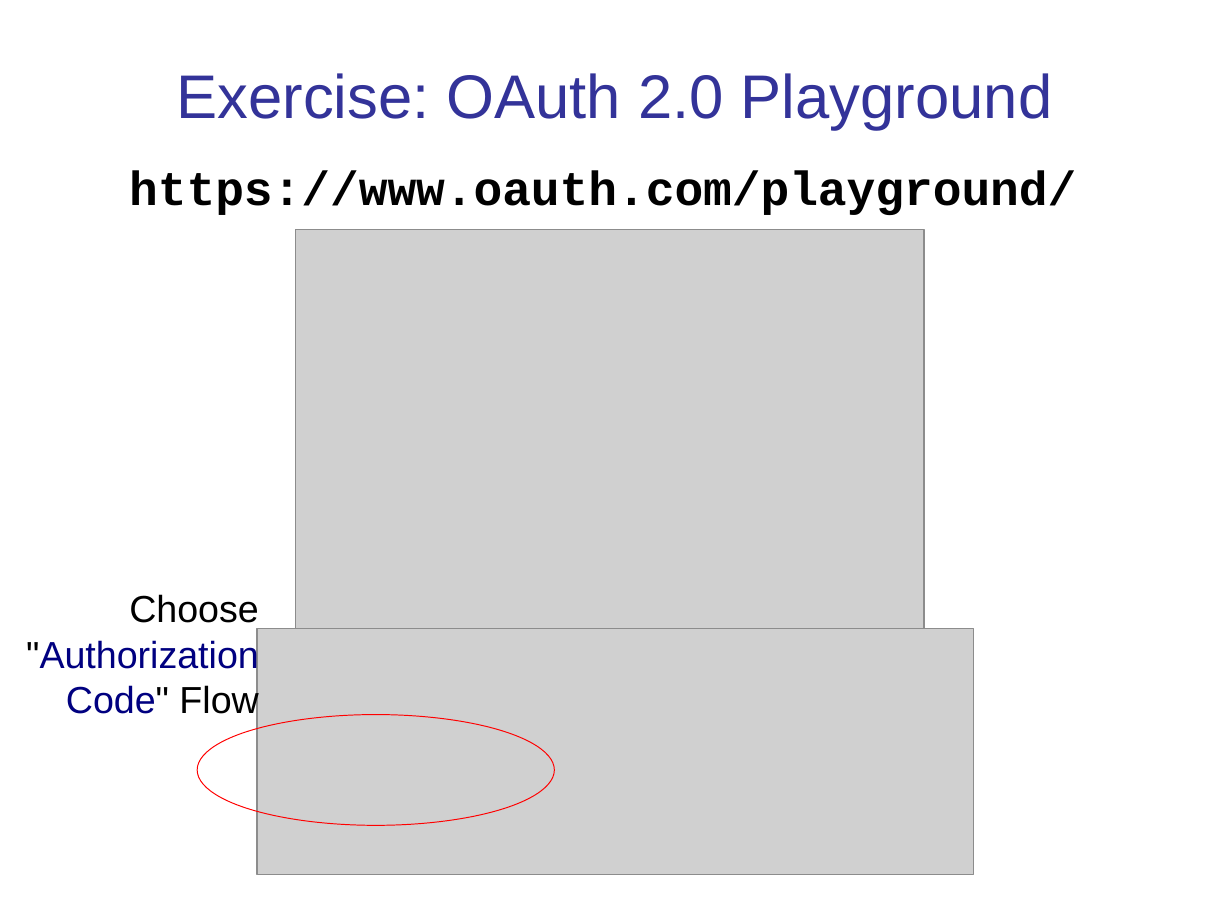
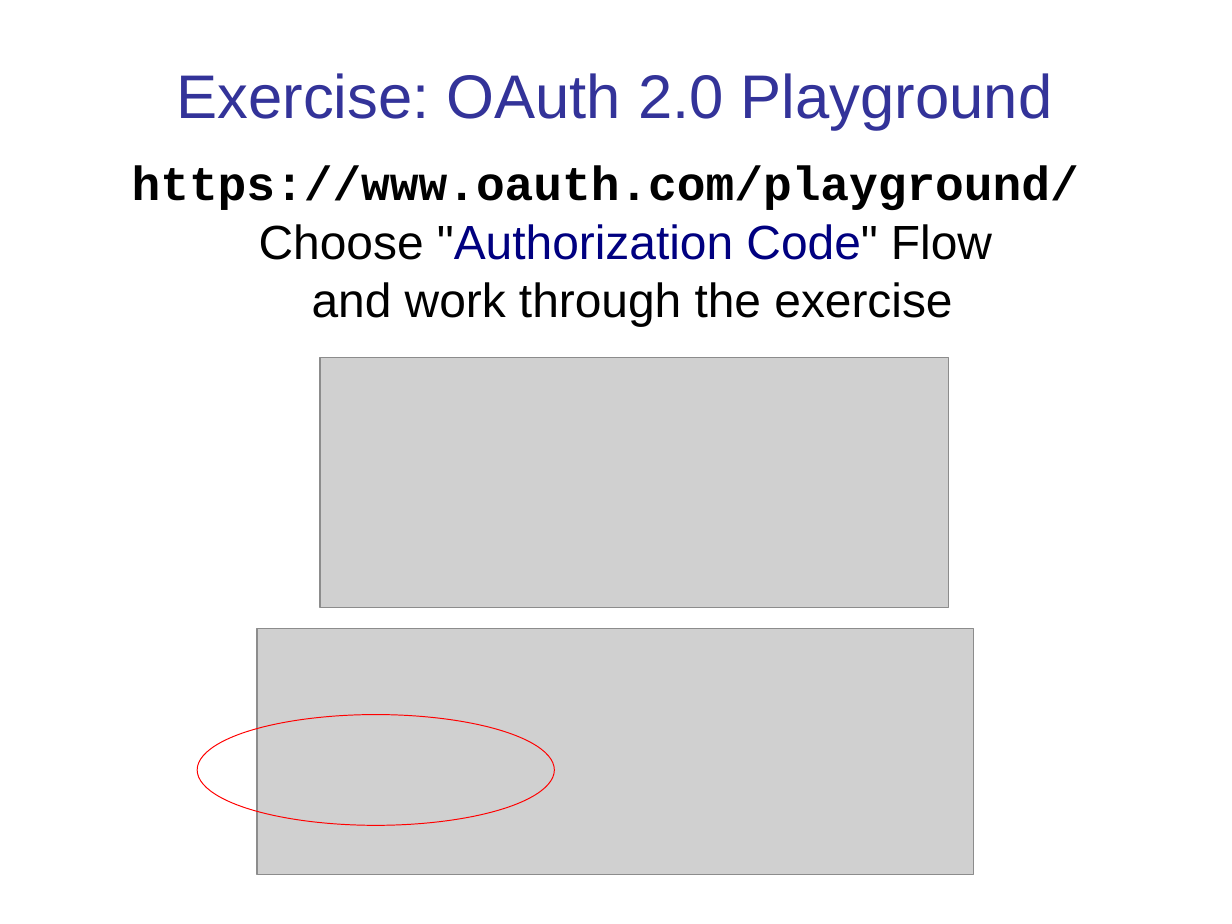
Before and after one commit to cpske/ISP, a slide deck: slide 26 of authentication/Authentication-and-Authorization.ppt (slide 22 before the commit). Drawn at 1232x924 pixels with LibreOffice and Linux fonts; fonts in the diff are those of the drawing; grey boxes stand for pictures. Boxes give left, top, right and bottom in pixels: in the first picture for what was removed or moved away, otherwise in the second. Text is boxed around its words. In the diff, an @@ line names an element or a change of style, - is before the commit and + after.

Commit message:
update OAuth presentations

```diff
--- a/authentication/Authentication-and-Authorization.ppt
+++ b/authentication/Authentication-and-Authorization.ppt
@@ text "https://www.oauth.com/playground/" at (x1=132, y1=166, x2=1079, y2=210): indent changed @@
@@ text at (x1=259, y1=224, x2=992, y2=326): text changed; size 22 to 28 pt; text colour #000080 to #000000 @@
-Choose "Authorization Code" Flow
+Choose "Authorization Code" Flow
+and work through the exercise
@@ picture resized from (x1=296, y1=229, x2=924, y2=641) to (x1=320, y1=357, x2=949, y2=607) @@
```
Also in this commit, not shown: 17 other slides changed, 4 slides added, 18 slides removed, 4 other files.
